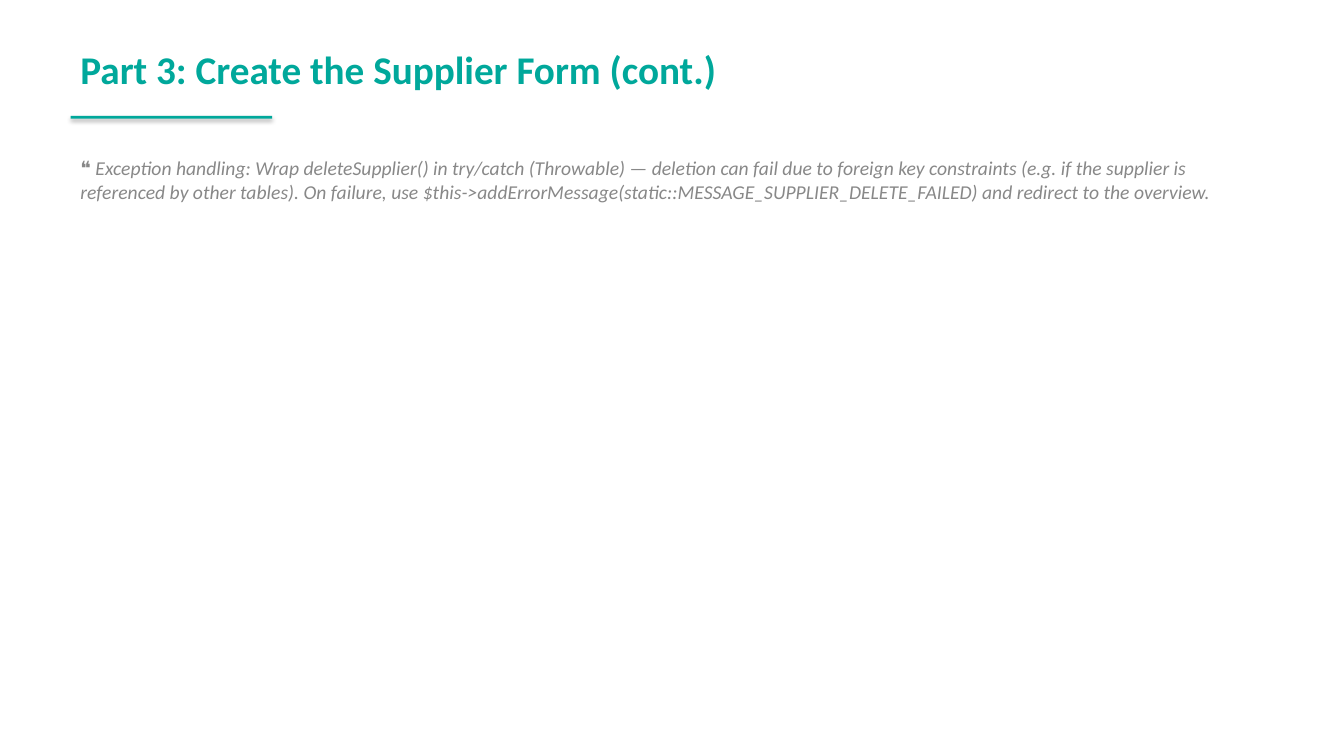
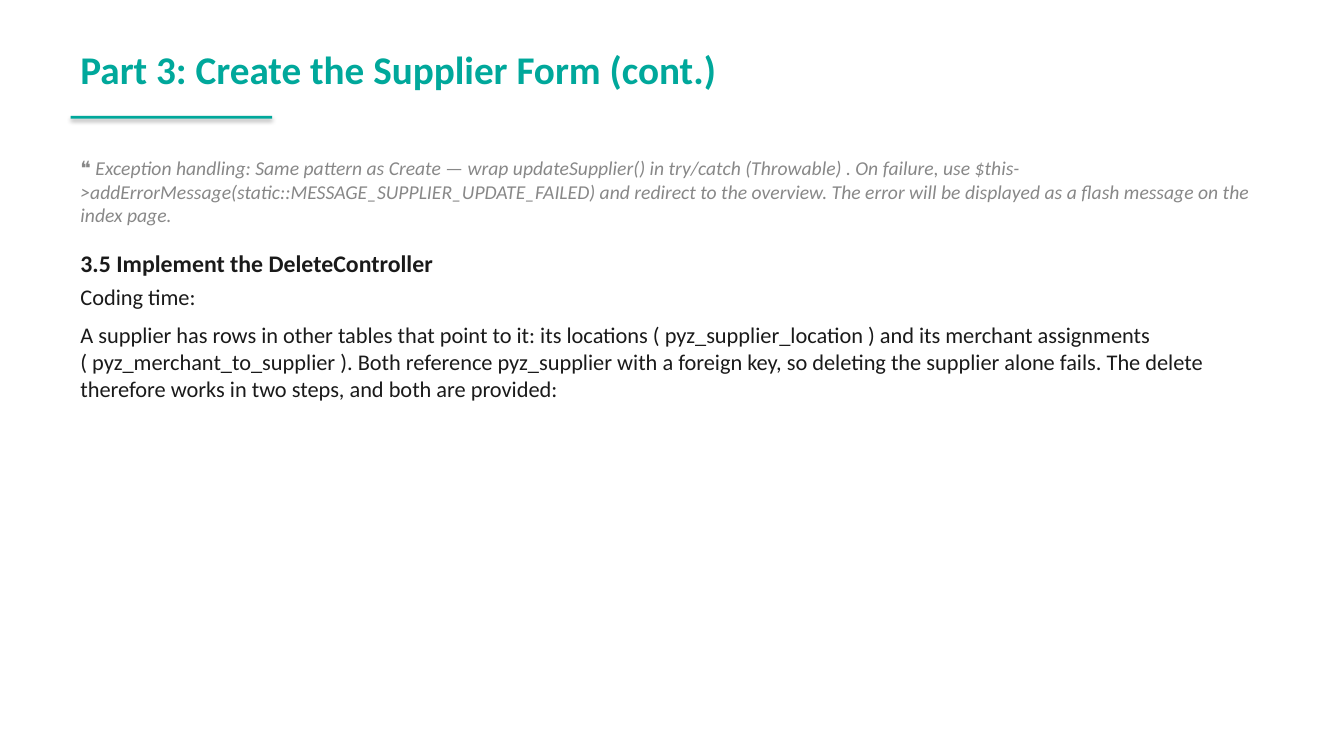
Before and after one commit to spryker-academy/instructor-exercises, a slide deck: slide 56 of guides-pptx/spryker-academy-professional.pptx (slide 57 before the commit). Drawn at 1344x756 pixels with LibreOffice and Linux fonts; fonts in the diff are those of the drawing. Boxes give left, top, right and bottom in pixels: in the first picture for what was removed or moved away, otherwise in the second. Text is boxed around its words. In the diff, an @@ line names an element or a change of style, - is before the commit and + after.

```diff
--- a/guides-pptx/spryker-academy-professional.pptx
+++ b/guides-pptx/spryker-academy-professional.pptx
@@ text at (x1=80, y1=161, x2=1249, y2=401): text changed; size 14 to 16 pt; text colour #888888 to #1A1A1A; italic off @@
-❝ Exception handling: Wrap deleteSupplier() in try/catch (Throwable) — deletion can fail due to foreign key constraints (e.g. if the supplier is referenced by other tables). On failure, use $this->addErrorMessage(static::MESSAGE_SUPPLIER_DELETE_FAILED) and redirect to the overview.
+❝ Exception handling: Same pattern as Create — wrap updateSupplier() in try/catch (Throwable) . On failure, use $this->addErrorMessage(static::MESSAGE_SUPPLIER_UPDATE_FAILED) and redirect to the overview. The error will be displayed as a flash message on the index page.
+3.5 Implement the DeleteController
+Coding time:
+A supplier has rows in other tables that point to it: its locations ( pyz_supplier_location ) and its merchant assignments ( pyz_merchant_to_supplier ). Both reference pyz_supplier with a foreign key, so deleting the supplier alone fails. The delete therefore works in two steps, and both are provided:
```
Also in this commit, not shown: 8 other slides changed, 1 slide added, 2 other files.
